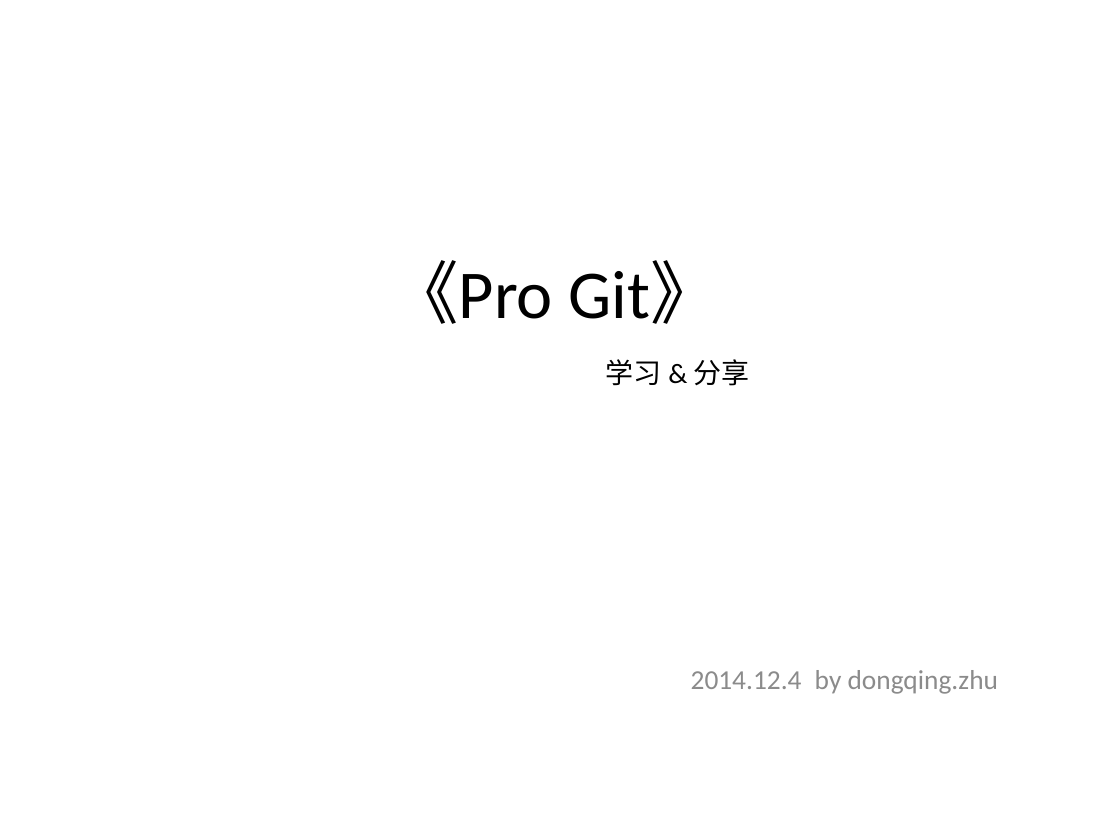
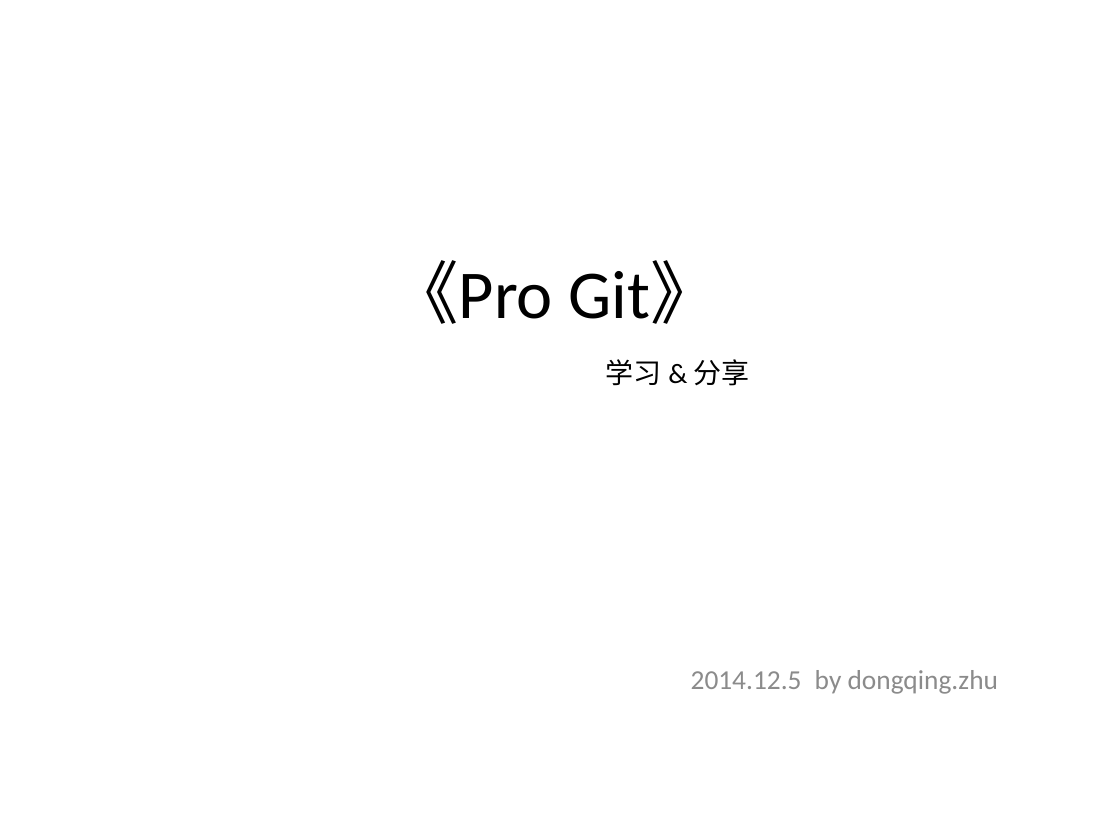
Before and after one commit to ayi0z/PGRN, a slide deck: slide 1 of ProGit.pptx. Drawn at 1120x840 pixels with LibreOffice and Linux fonts; fonts in the diff are those of the drawing; background and template pictures are left out. Boxes give left, top, right and bottom in pixels: in the first picture for what was removed or moved away, otherwise in the second. Text is boxed around its words. In the diff, an @@ line names an element or a change of style, - is before the commit and + after.

```diff
--- a/ProGit.pptx
+++ b/ProGit.pptx
@@ subtitle at bbox=[691, 670, 998, 694]: text changed @@
-2014.12.4 by dongqing.zhu
+2014.12.5 by dongqing.zhu
```
Also in this commit, not shown: 6 other slides changed, 13 slides added, 1 other file.
